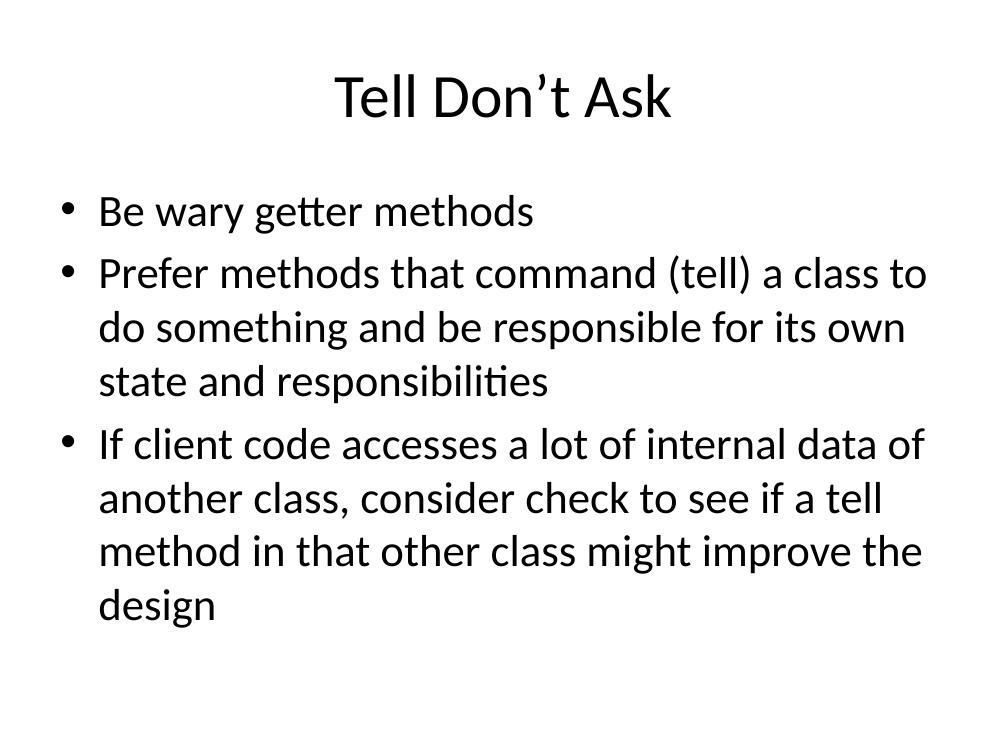
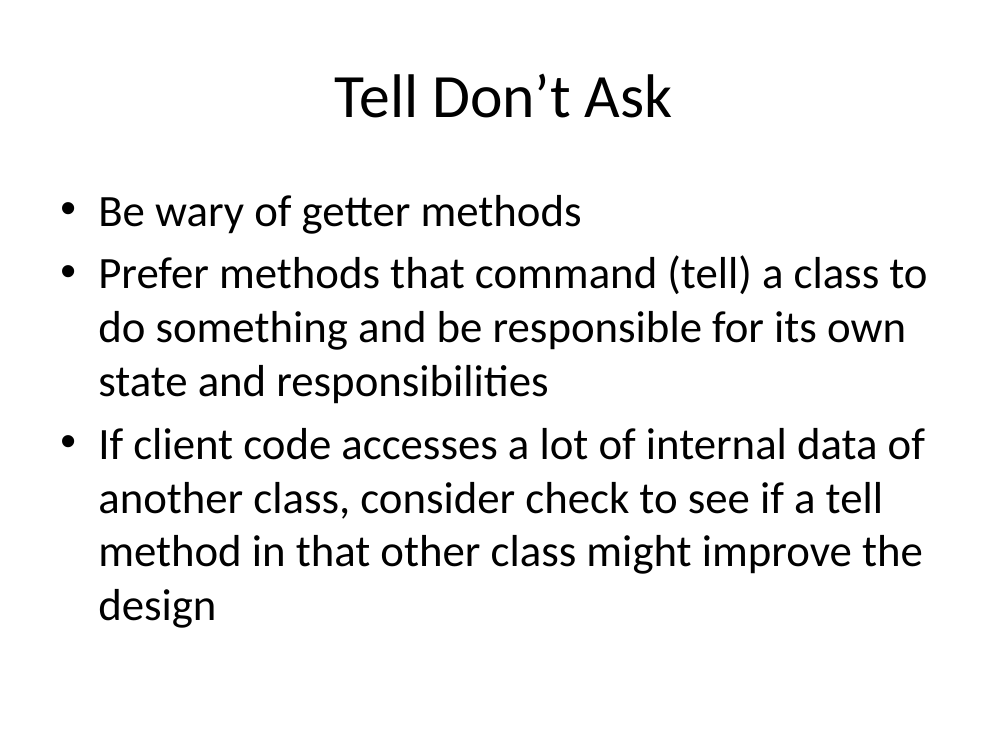
Before and after one commit to RHIT-CSSE/csse220, a slide deck: slide 7 of ClassMaterials/CohesionAndCoupling/Slides/Part2-OOD-DP4-TellDoNotAsk.pptx. Drawn at 1008x756 pixels with LibreOffice and Linux fonts; fonts in the diff are those of the drawing. Boxes give left, top, right and bottom in pixels: in the first picture for what was removed or moved away, otherwise in the second. Text is boxed around its words. In the diff, an @@ line names an element or a change of style, - is before the commit and + after.

```diff
--- a/ClassMaterials/CohesionAndCoupling/Slides/Part2-OOD-DP4-TellDoNotAsk.pptx
+++ b/ClassMaterials/CohesionAndCoupling/Slides/Part2-OOD-DP4-TellDoNotAsk.pptx
@@ text at bbox=[98, 195, 582, 234]: text changed @@
-• Be wary getter methods
+• Be wary of getter methods
```
Also in this commit, not shown: 7 other slides changed, 4 slides added, 2 slides removed.
